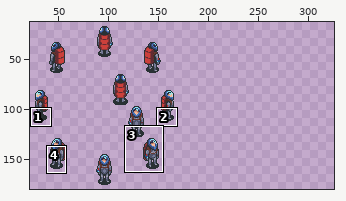
Pixel-art file: res/tiled/ase/anna_run.ase. The first picture is a wide view before the edit; the outline marks the close-up.
Close-up. Earlier state:
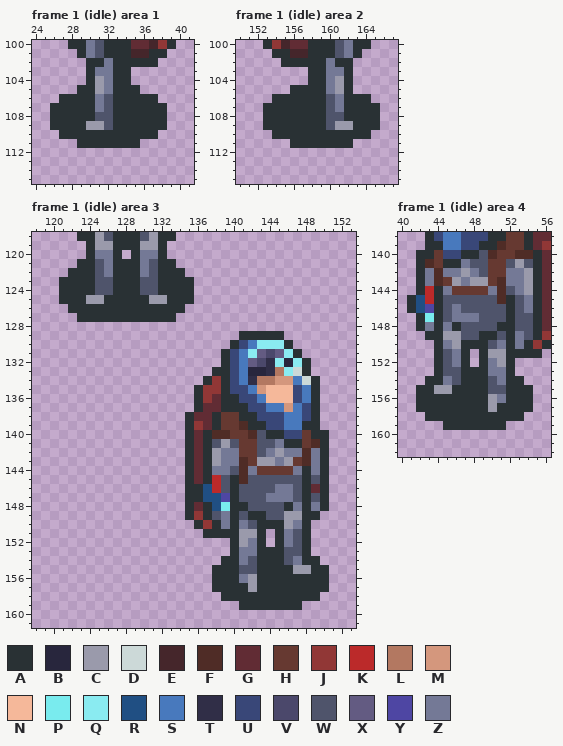
189x189 pixels, 6 frames. Colours within 5 levels of each other are drawn and written as one. Shown: frame 1 (idle) area 1: x 24..41, y 100..115; frame 1 (idle) area 2: x 150..167, y 100..115; frame 1 (idle) area 3: x 118..153, y 118..161; frame 1 (idle) area 4: x 40..56, y 138..162. The old version is drawn lined up with the new one, on the new canvas. The wide view leaves out empty margins. The commit also changed other frames or places, which this record leaves out.
Visible layers, top first: "left hand", "strap", "gravi-tool", "backpack", "left leg", "Body", "right leg", "right hand", "face", "shadow".
Palette (. is transparent): A #293134  B #28263d  C #9a9aab  D #ccd9d8  E #45262b  F #4f2c26  G #612c34  H #663931  J #913736  K #bb2a2a  L #b37861  M #d4977d  N #f5b89a  P #79ebee  Q #8aebf1  R #204f83  S #4879bd  T #302e47  U #394778  V #4b486b  W #4f546b  X #635b82  Y #4e46a3  Z #747996
Pixels before, frame 1 (idle) area 1, first column x 26:
100 ..AAZWAAAGGEJA
101 ...AZWAAAEEAA.
102 ....AAZAAAAA..
103 ....AZZAA.....
104 ....ACZAA.....
105 ...AACZAAA....
106 .AAAAZWAAAAA..
107 AAAAAZWAAAAAA.
108 AAAAAWWAAAAAA.
109 AAAACCWAAAAAA.
110 .AAAAAAAAAAA..
111 ...AAAAAAA....
Pixels before, frame 1 (idle) area 2, first column x 153:
100 AJEGGAAAWZAA.
101 .AAEEAAAWZA..
102 ..AAAAAZAA...
103 .....AAZZA...
104 .....AAZCA...
105 ...AAAAZCA...
106 .AAAAAAWZAAA.
107 AAAAAAAWZAAAA
108 AAAAAAAWWAAAA
109 AAAAAAAWCCAAA
110 .AAAAAAAAAAA.
111 ...AAAAAAA...
Pixels before, frame 1 (idle) area 3, first column x 121:
118 ..AACWAAAWCAA.................
119 ...ACCAAACCA..................
120 ...AZZA.AZZA..................
121 ..AAWZAAAZWAA.................
122 .AAAWZAAAZWAAA................
123 AAAAWWAAAWWAAAA...............
124 AAAAWWAAAWWAAAA...............
125 AAACCAAAAACCAAA...............
126 .AAAAAAAAAAAAA................
127 ..AAAAAAAAAAA.................
128 ..............................
129 ....................AAAAA.....
130 ...................AUSQQQA....
131 ..................AUSQXVXQA...
132 ..................AUSXVTQBQA..
133 .................AAUSBBTLQDA..
134 ................AJAUSTLLMMSDA.
135 ...............AJJAUUSMNNNUSA.
136 ...............AJGAAUUSNNNUSA.
137 ...............AGGAAAUUSSMSUA.
138 ..............AGGAHHAAUUUSSUA.
139 ..............AJGAHHFAAUUSSAA.
140 ..............AGAFFHHFWAAUUHAA
141 ..............AGAWCWHHWWZAAHFA
142 ..............AGACZZHHWZCZZFZA
143 ..............AGACZZFHCCZCHFZA
144 ..............AGAZZWFZHHHHZAZA
145 ..............AGAKWAFWWWWWWAWA
146 ..............AARKWAWWWWZZWAGA
147 ..............AARRYAWWWZZZWAWA
148 ..............AGARPAAWWWWAZAZA
149 ..............AJAWZAWAAWWCCAA.
150 ...............AJAZAZWAAACZA..
151 ................AAAACCA.AZWA..
152 ...................ACZA.AZWA..
153 ...................AZZAAAWWA..
154 ..................AAZWAAAWZAA.
155 .................AAAWWAAAACCAA
156 .................AAAZCAAAAAAAA
157 .................AAAACAAAAAAAA
158 ..................AAAAAAAAAAA.
159 ....................AAAAAAA...
Pixels before, frame 1 (idle) area 4, first column x 41:
138 ..AUSSUUUAAHHAGG
139 ..AASSUUAAFHHAGJ
140 .AAHUUAAWFHHFFAG
141 .AFHAAZWWHHWCWAG
142 .AZFZZCZWHHZZCAG
143 .AZFHCZCCHFZZCAG
144 .AKAZHHHHZFWZCAG
145 ARKAWWWWWWFAWZAG
146 ARYAWZWWWWWAWZAG
147 .APAWZZZWWWAWWAG
148 .AZAZAWWWWAAWWAG
149 ..AACCWWAAWAZWAJ
150 ...AZCAAAWZAZAJA
151 ...AWZA.ACCAAAA.
152 ...AWZA.AZCA....
153 ...AWWAAAZZA....
154 ..AAZWAAAWZAA...
155 .AACCAAAAWWAAA..
156 .AAAAAAAACZAAA..
157 .AAAAAAAACAAAA..
158 ..AAAAAAAAAAA...
159 ....AAAAAAA.....
The same view after the edit:
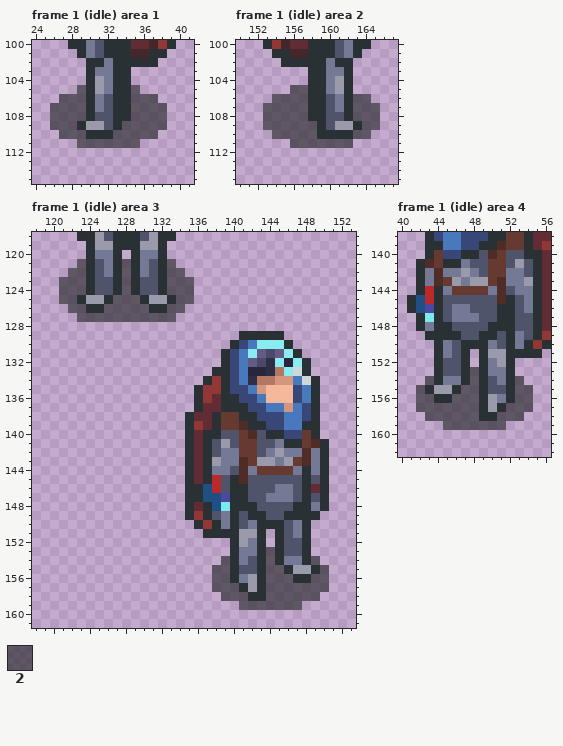
Colours new in this view: 2 #191f1c96
Changes in this commit:
canvas 189x189 -> 402x189
Frame 1 (idle) area 1:
y 105: x 29 A -> 2; x 35 A -> 2
y 106: x 27..29 AAA -> 222; x 35..37 AAA -> 222
y 107..108: x 26..29 AAAA -> 2222; x 35..38 AAAA -> 2222
y 109: x 26..28 AAA -> 222; x 34..38 AAAAA -> 22222
y 110: x 27..29 AAA -> 222; x 33..37 AAAAA -> 22222
y 111: x 29..35 AAAAAAA -> 2222222
Frame 1 (idle) area 2:
y 105: x 156..157 AA -> 22
y 106: x 154..157 AAAA -> 2222; x 163..164 AA -> 22
y 107..108: x 153..157 AAAAA -> 22222; x 163..165 AAA -> 222
y 109: x 153..158 AAAAAA -> 222222; x 164..165 AA -> 22
y 110: x 154..158 AAAAA -> 22222; x 163..164 AA -> 22
y 111: x 156..162 AAAAAAA -> 2222222
Frame 1 (idle) area 3:
y 121: x 123 A -> 2; x 128 A -> 2; x 133 A -> 2
y 122: x 122..123 AA -> 22; x 128 A -> 2; x 133..134 AA -> 22
y 123..124: x 121..123 AAA -> 222; x 128 A -> 2; x 133..135 AAA -> 222
y 125: x 121..122 AA -> 22; x 127..129 AAA -> 222; x 134..135 AA -> 22
y 126: x 122..123 AA -> 22; x 126..130 AAAAA -> 22222; x 133..134 AA -> 22
y 127: x 123..133 AAAAAAAAAAA -> 22222222222
y 140: x 138..140 FFH -> AWW; x 150 A -> .
y 142: x 138 C -> W
y 146..147: x 141 W -> A
y 148: x 142 W -> A; x 146..147 AZ -> WA
y 149: x 146..147 CC -> AA
y 150: x 141..142 ZW -> WZ; x 146 C -> W
y 151: x 146..147 ZW -> WZ
y 152: x 146 Z -> W
y 153: x 144 A -> 2
y 154: x 139 A -> 2; x 144 A -> 2; x 146 W -> Z; x 149 A -> 2
y 155: x 138..139 AA -> 22; x 144..145 AA -> 22; x 150 A -> 2
y 156: x 138..139 AA -> 22; x 144..146 AAA -> 222; x 149..150 AA -> 22
y 157: x 138..140 AAA -> 222; x 144..150 AAAAAAA -> 2222222
y 158: x 139..141 AAA -> 222; x 144..149 AAAAAA -> 222222
y 159: x 141..147 AAAAAAA -> 2222222
Frame 1 (idle) area 4:
y 140: x 42 A -> .; x 52..54 HFF -> WWA
y 142: x 54 C -> W
y 144: x 54 C -> Z
y 146: x 47 W -> Z; x 51 W -> A
y 147: x 51 W -> A
y 148: x 45..46 ZA -> AW; x 50 W -> A
y 149: x 45..46 CC -> AA
y 150: x 46 C -> W; x 50..51 WZ -> ZW
y 151: x 45..46 WZ -> ZW
y 152: x 46 Z -> W
y 153: x 48 A -> 2
y 154: x 43 A -> 2; x 46 W -> Z; x 48 A -> 2; x 53 A -> 2
y 155: x 42 A -> 2; x 47..48 AA -> 22; x 53..54 AA -> 22
y 156: x 42..43 AA -> 22; x 46..48 AAA -> 222; x 53..54 AA -> 22
y 157: x 42..48 AAAAAAA -> 2222222; x 52..54 AAA -> 222
y 158: x 43..48 AAAAAA -> 222222; x 51..53 AAA -> 222
y 159: x 45..51 AAAAAAA -> 2222222
